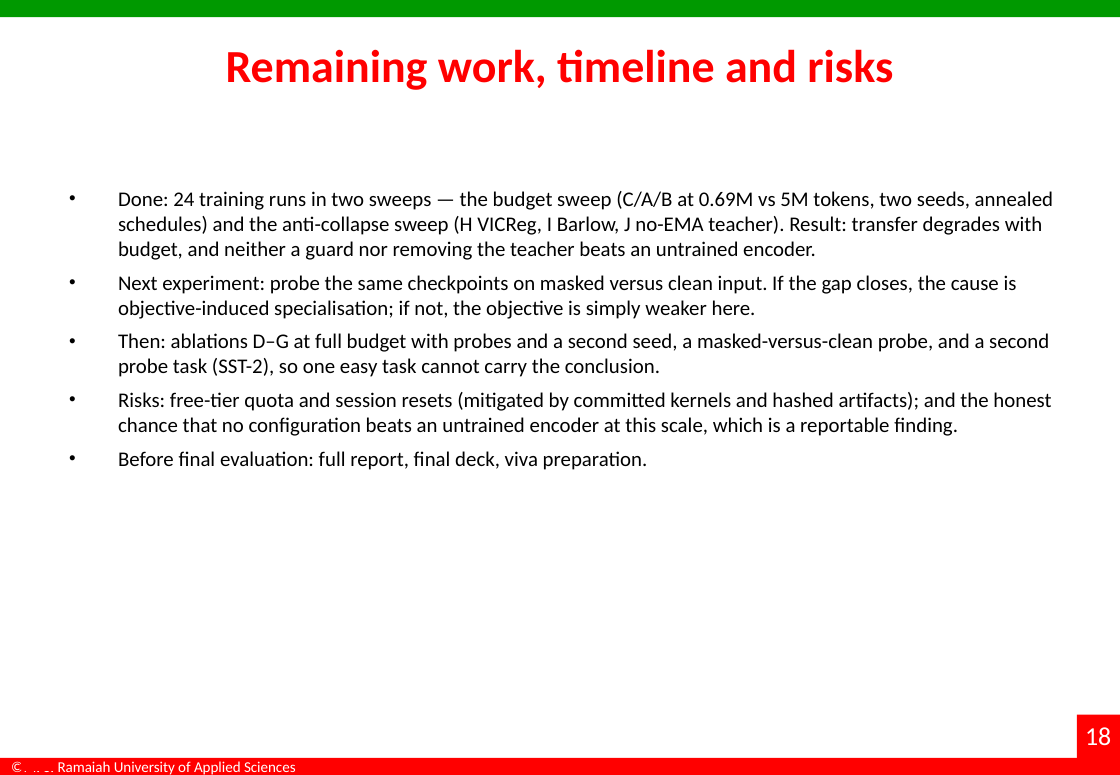
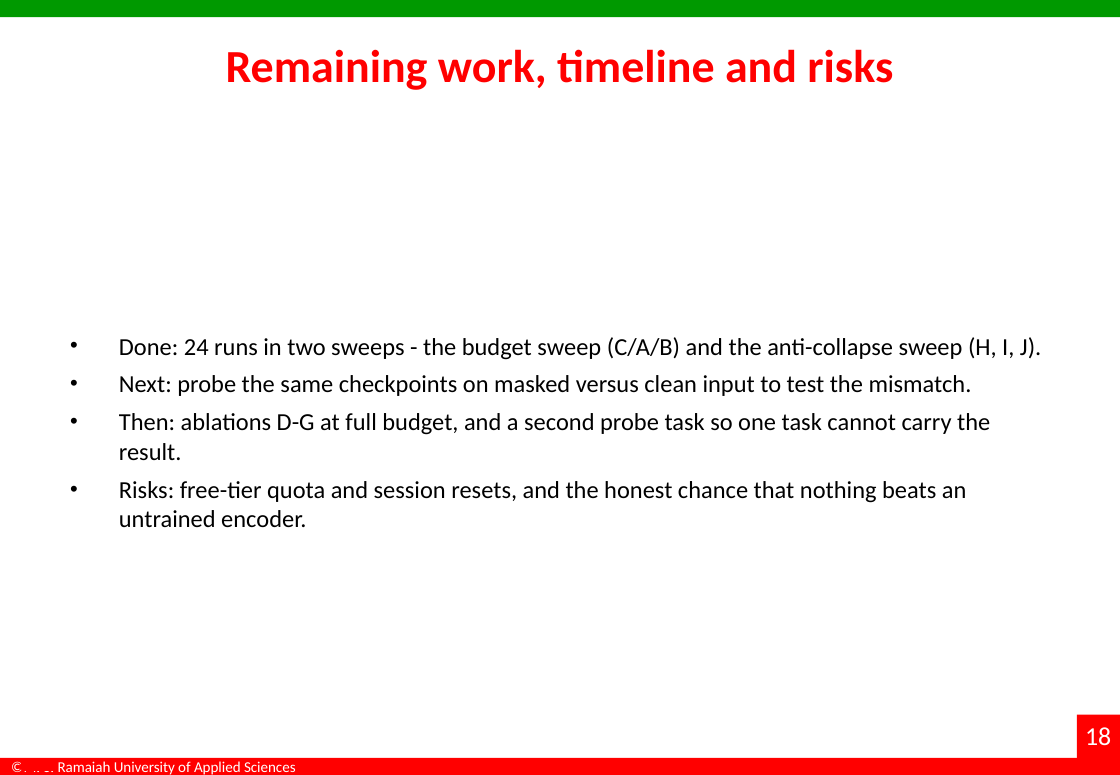
Before and after one commit to dakshadev/7th-sem, a slide deck: slide 18 of docs/Interim_Project_Presentation_7th-sem.pptx. Drawn at 1120x775 pixels with LibreOffice and Linux fonts; fonts in the diff are those of the drawing; background and template pictures are left out. Boxes give left, top, right and bottom in pixels: in the first picture for what was removed or moved away, otherwise in the second. Text is boxed around its words. In the diff, an @@ line names an element or a change of style, - is before the commit and + after.

Commit message:
docs(deck): type and alignment pass to presentation standard
Read as a viewer, not a thumbnail: six-column literature tables sat at 7.6pt, captions at 10pt, body
copy at 13pt, and every element type had its own left edge (tables 30pt, text 39pt, images 30-68pt).

- one left margin (0.55in) and one content width (700.8pt, i.e. the full area between margins)
- type floor raised: 20pt on the sparse slides, 17-18pt elsewhere, 15.5pt where the contents are
  dense, 10.5-11pt in tables, 11pt captions, 8.5pt references
- the longest paragraphs were rewritten in presentation register, since full sentences were the
  reason the type had to be small; the paper keeps the long form
- text blocks vertically balanced using PowerPoint's measured bound height instead of a guess
- column widths redistributed so Evidence has room and 'Completed' fits on one line
- orphan words removed from the conclusion bullets

Two regressions the render caught and this fixes: the references slide's two columns were being
stacked on one margin, and the repository link was being re-centred into the middle of the list.

scripts/polish_typography.ps1, scripts/rewrite_slide_copy.ps1, scripts/balance_text.ps1.

```diff
--- a/docs/Interim_Project_Presentation_7th-sem.pptx
+++ b/docs/Interim_Project_Presentation_7th-sem.pptx
@@ text at box(119, 337, 1041, 527): text changed; size 14.5 to 17 pt @@
-• Done: 24 training runs in two sweeps — the budget sweep (C/A/B at 0.69M vs 5M tokens, two seeds, annealed schedules) and the anti-collapse sweep (H VICReg, I Barlow, J no-EMA teacher). Result: transfer degrades with budget, and neither a guard nor removing the teacher beats an untrained encoder.
-• Next experiment: probe the same checkpoints on masked versus clean input. If the gap closes, the cause is objective-induced specialisation; if not, the objective is simply weaker here.
-• Then: ablations D–G at full budget with probes and a second seed, a masked-versus-clean probe, and a second probe task (SST-2), so one easy task cannot carry the conclusion.
-• Risks: free-tier quota and session resets (mitigated by committed kernels and hashed artifacts); and the honest chance that no configuration beats an untrained encoder at this scale, which is a reportable finding.
-• Before final evaluation: full report, final deck, viva preparation.
+• Done: 24 runs in two sweeps - the budget sweep (C/A/B) and the anti-collapse sweep (H, I, J).
+• Next: probe the same checkpoints on masked versus clean input to test the mismatch.
+• Then: ablations D-G at full budget, and a second probe task so one task cannot carry the result.
+• Risks: free-tier quota and session resets, and the honest chance that nothing beats an untrained encoder.
```
Also in this commit, not shown: 19 other slides changed, 6 other files.
